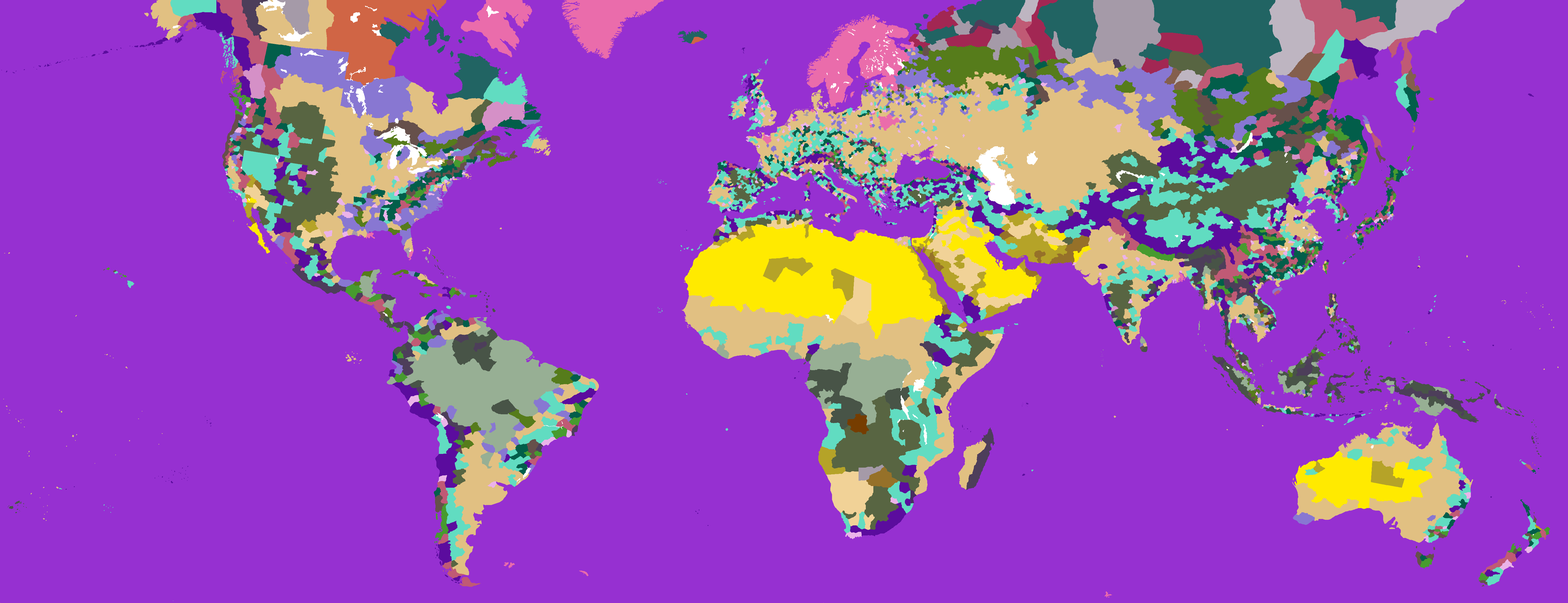
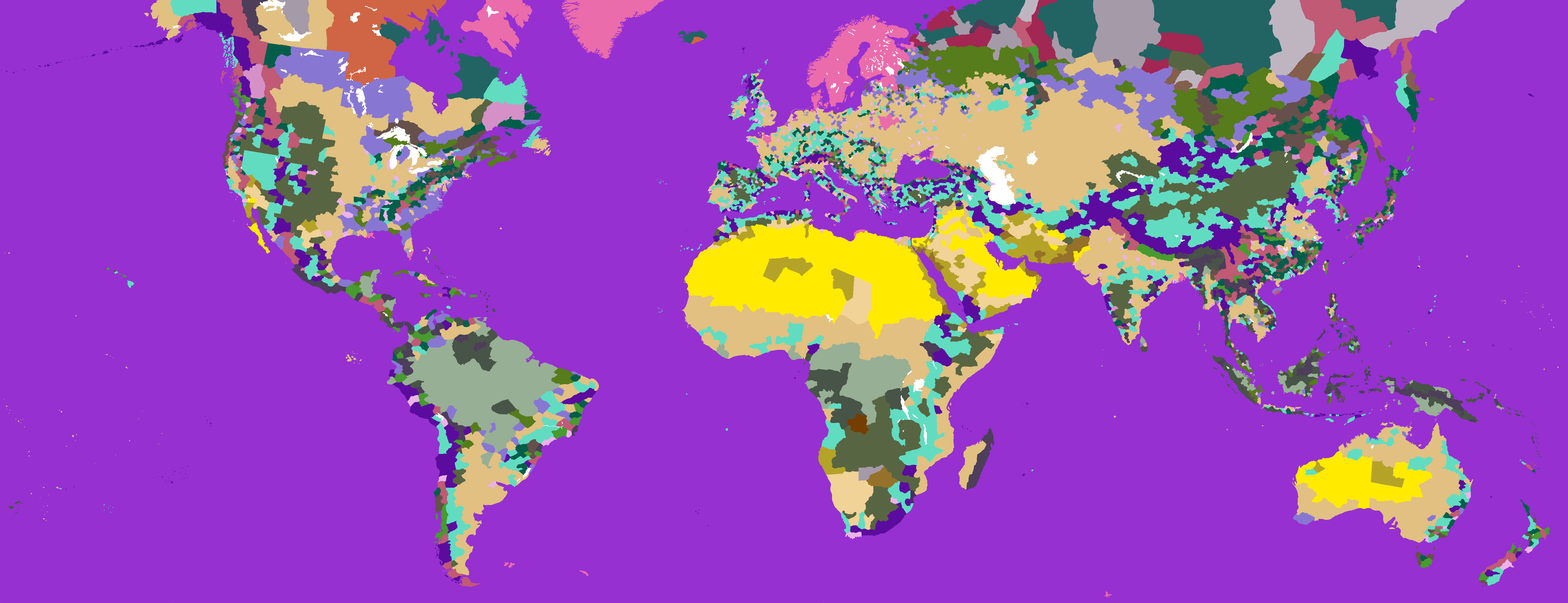
Layered file, before and after one edit (1568×603). Changes by layer:
painted on "terrain — flat colormap kopia.bmp" over box(811, 88, 839, 111)
